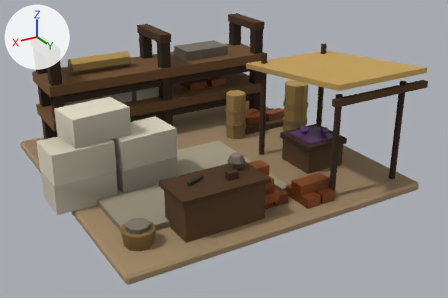
Renders of the glTF model apps/client/public/models/buildings/luxury_material.glb from each side of a commit.
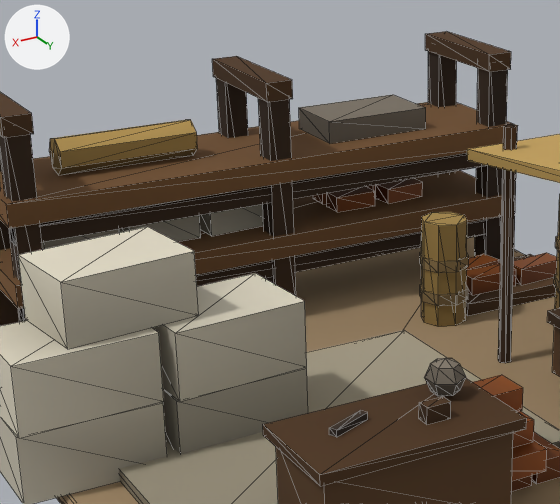
Each version is shown whole from a 50 mm lens placed at (2.64, 4.74, 2.52), pointed at (-0.07, 0.24, 0.27), then close up on the part from 10% to 64% of the width and 0% to 72% of the height. The lights are fixed; the arrows at upper left show +X, +Y and +Z. The last two pictures show the newer version. The close-ups show mesh edges as thin lines. Vertices at exactly the same position are counted once.

In view in the first close-up: 'luxury_material_clay_grey', 'luxury_material_copper_ingot', 'luxury_material_dirt_apron', 'luxury_material_rope_tan', 'luxury_material_stone_pale', 'luxury_material_stone_white', 'luxury_material_thatch_mat', 'luxury_material_wood_dark', 'luxury_material_wood_mid' and 1 more.
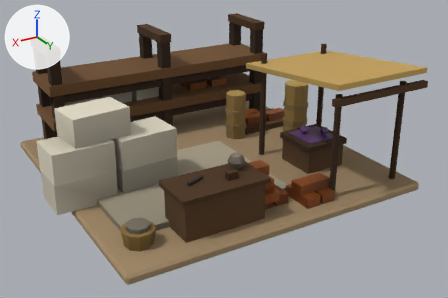
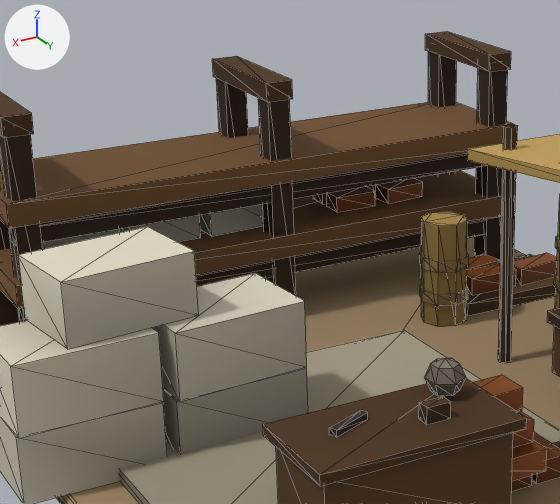
Where the newer file only moved an object's origin or applied its transform, the numbers keep the older frame.

Edits to the bpy script that builds the scene:
```text
Change me_lm_thatch_shelfbundle:
    used by ob_luxury_material_thatch_mat; location = (0.6, -1.05, 0.88)
    remove me_lm_thatch_shelfbundle.from_pydata(...)  # 54 vertices, 92 faces; spans x -1.97..0.3, y -0.08..2.38, z -0.8..0.23
    add me_lm_thatch_shelfbundle.from_pydata(...)  # 40 vertices, 68 faces; spans x -1.97..-1.02, y 0.57..2.38, z -0.8..0.23
    me_lm_thatch_shelfbundle part 1: the loose piece of 14 vertices spanning x -0.3..0.3, y -0.08..0.07, z -0.08..0.08 is deleted
Change me_lm_grey_shelfslab:
    used by ob_luxury_material_clay_grey; location = (-0.55, -1.05, 0.85)
    remove me_lm_grey_shelfslab.from_pydata(...)  # 46 vertices, 80 faces; spans x -0.25..1.79, y -0.15..2.18, z -0.65..0.05
    add me_lm_grey_shelfslab.from_pydata(...)  # 38 vertices, 68 faces; spans x 0.75..1.79, y 1.95..2.18, z -0.65..-0.27
    me_lm_grey_shelfslab part 2: the loose piece of 8 vertices spanning x -0.25..0.25, y -0.15..0.15, z -0.05..0.05 is deleted
```

Location of each change, [x1, y1, x2, y2] in pixels of the close-ups (560 x 504 px):
'luxury_material_thatch_mat', reshaped: before [49, 120, 560, 327]; after [421, 134, 560, 327]
'luxury_material_clay_grey', reshaped: before [299, 95, 466, 396]; after [424, 358, 466, 396]
part 1 of me_lm_thatch_shelfbundle, deleted (brown): before [49, 120, 197, 175]
part 2 of me_lm_grey_shelfslab, deleted: before [299, 95, 426, 144]
